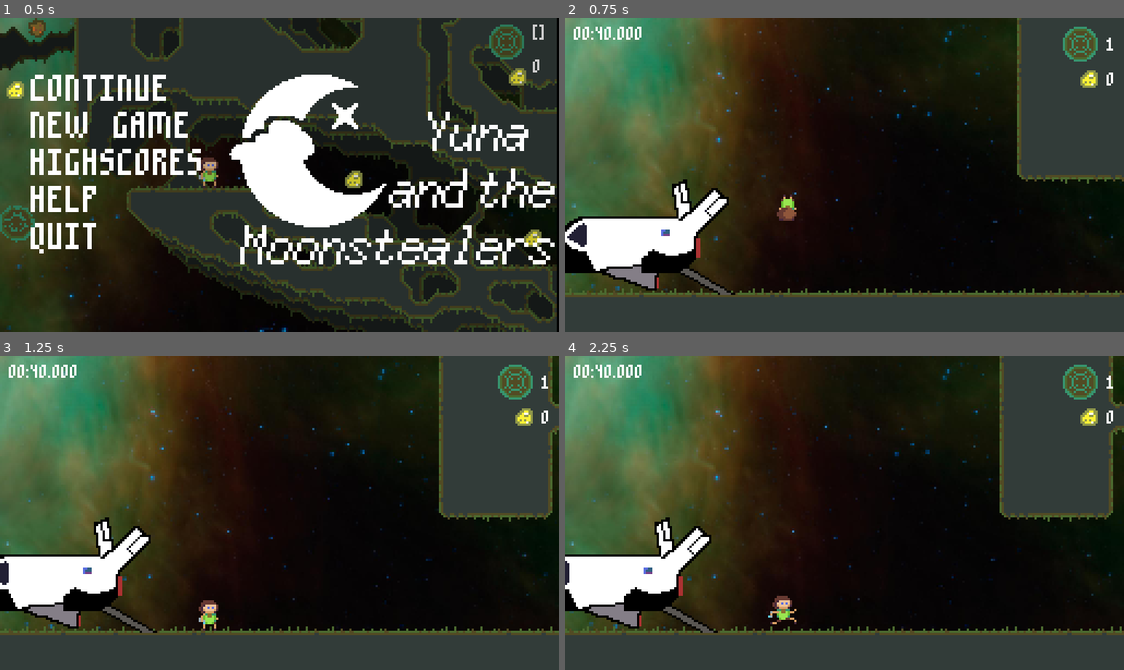
Above: before the commit, frames 1-4 (two rows, left to right).
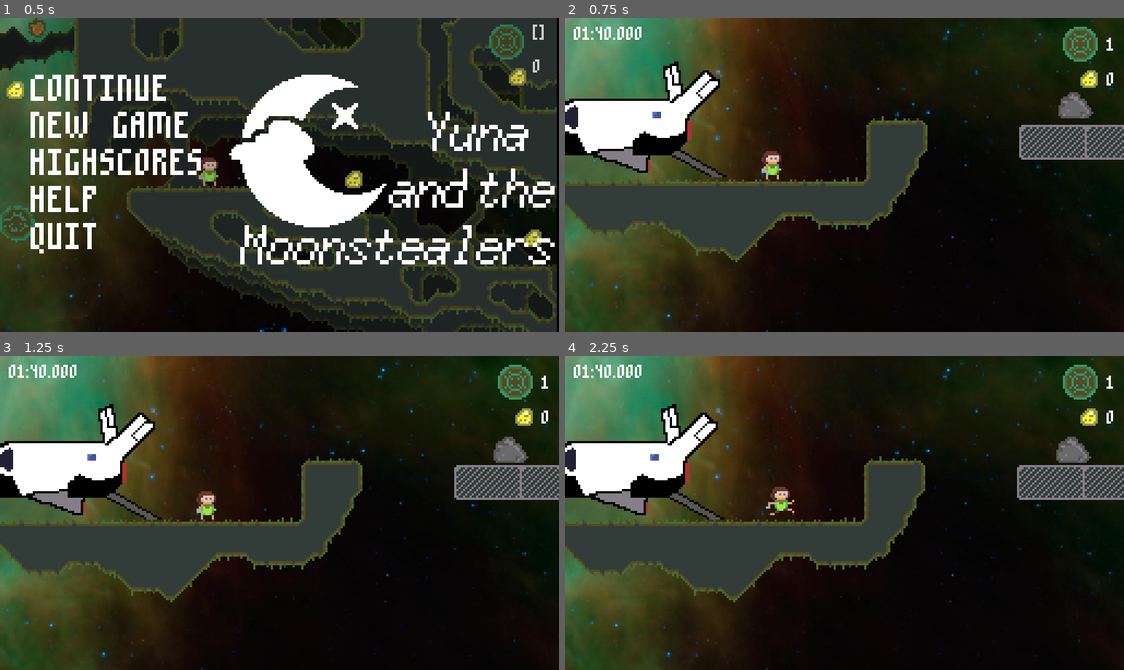
Above: after the commit, the same moments.

Repository: markopolojorgensen/github-gameoff-2020
Game: Godot game, scene res://game.tscn
The game is run twice, just before and just after one commit, with the same random seed, the same clock (stepped at 60 frames per second) and the same inputs. The engine's default icon, where the game draws it, is replaced by a stand-in: a white triangle on a blue panel in a dark square. Sound files missing from this copy of the repository are replaced by a short silence.
Inputs (mouse positions are in pixels of both pictures, inside the frame that each line leads up to):
- Up to frame 1 (0.5 s): no input
- Up to frame 2 (0.75 s): tap Enter (ui_accept) at 0.5 s; drag from (581, 90) to (900, 105) at 0.52 s
- Up to frame 3 (1.25 s): no input
- Up to frame 4 (2.25 s): drag from (732, 528) to (699, 610) at 1.27 s; tap Enter (ui_accept) at 2 s; move the mouse to (900, 443) at 2.02 s; hold Right (ui_right) from 2.03 s (still down); hold Ctrl (player_hold_item) from 2.03 s (still down)

Frame 1 is identical in both runs. In frame 2, 41% of the frame differs, in the area x 0-100%, y 0-100%; in frame 3, 42%; in frame 4, 42%.

Commit message:
fixed up some of the text

Diff:
--- a/game.tscn
+++ b/game.tscn
@@ -93,7 +93,7 @@
 ]]
 position = Vector2( 11, 0 )
 script = ExtResource( 10 )
-starting_level = 6
+starting_level = 5
 initial_camera_path = NodePath("../super_mario_camera")
 
 [node name="end_timer" type="Timer" parent="world/level_manager"]
--- a/levels/04/room_1.tscn
+++ b/levels/04/room_1.tscn
@@ -62,4 +62,4 @@
 
 [node name="dialog_text" parent="." index="14" instance=ExtResource( 5 )]
 position = Vector2( 43, 6 )
-dialog_text = "Yuna: There are a lot of nuggets everywhere.. …(125 unchanged characters)… can! Your brother was pretty happy with the haul we returned with last time! |Yuna: I dunno... I feel like we're st …(88 unchanged characters)…
+dialog_text = "Yuna: There are a lot of nuggets everywhere.. …(125 unchanged characters)… can! Your brother was pretty happy with what we returned with! |Yuna: I dunno... I feel like we're st …(88 unchanged characters)…
--- a/levels/05/room_1.tscn
+++ b/levels/05/room_1.tscn
@@ -74,9 +74,9 @@
 starting_direction = "random"
 
 [node name="dialog_text" parent="." index="18" instance=ExtResource( 6 )]
-position = Vector2( 36, 6 )
-dialog_text = "Yuna: Looks like old elevator carts are float …(104 unchanged characters)… l if they're not tethered! They're like mini space elevators. I really hate landing on a planets that have them, gotta watch out for the counterweights! |Yuna: They don't look tethered..."
+position = Vector2( 55, 6 )
+dialog_text = "Yuna: Looks like old elevator carts are float …(104 unchanged characters)… l if they're not tethered! They're like space elevators, gotta watch out for the counterweights! Makes it hard to land! |Yuna: They don't look like they have counterweights..."
 
 [node name="dialog_text2" parent="." index="19" instance=ExtResource( 6 )]
-position = Vector2( 142, -54 )
+position = Vector2( 176, -85 )
 dialog_text = "Yuna: >.< | Yup, not tethered..."
